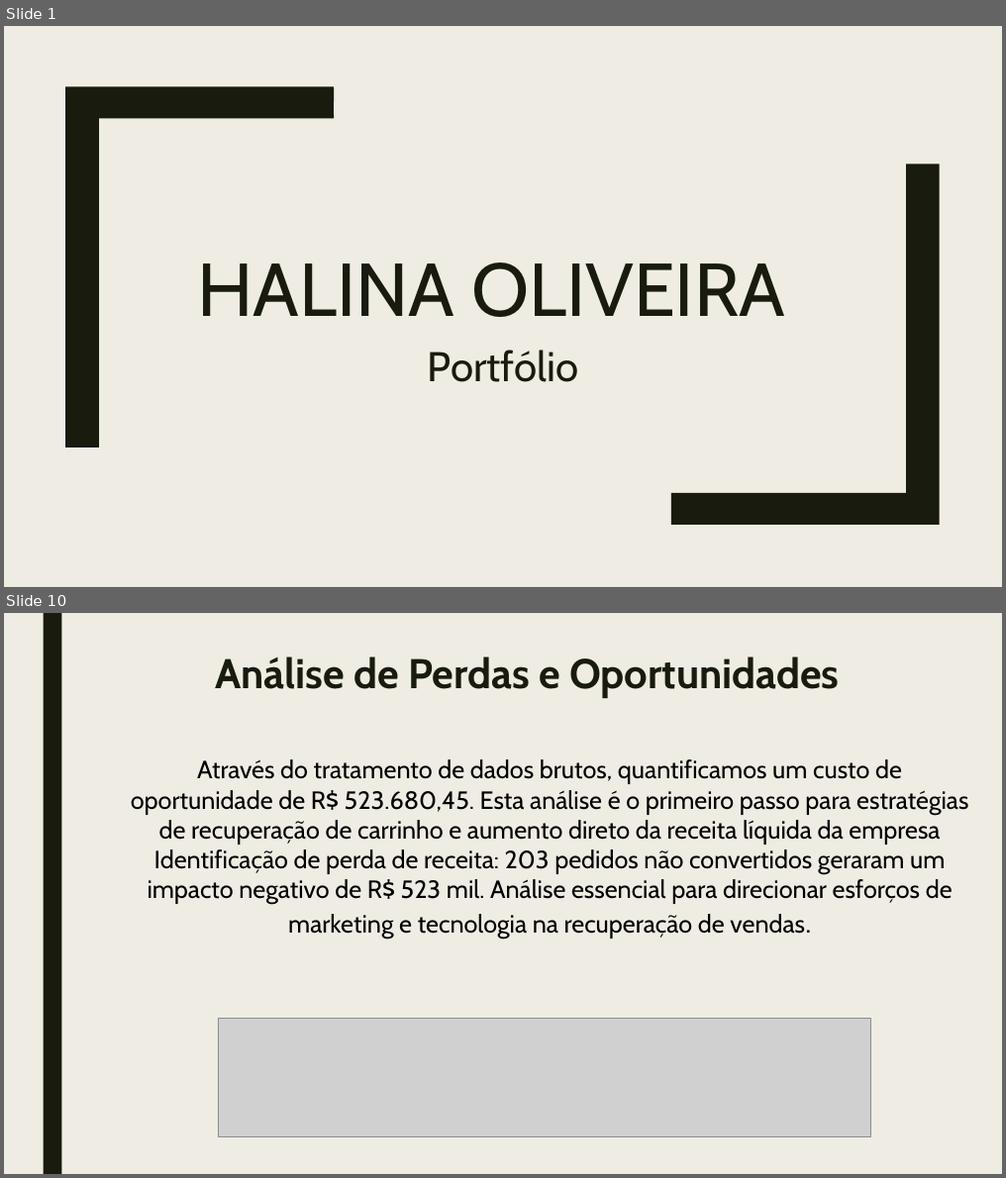
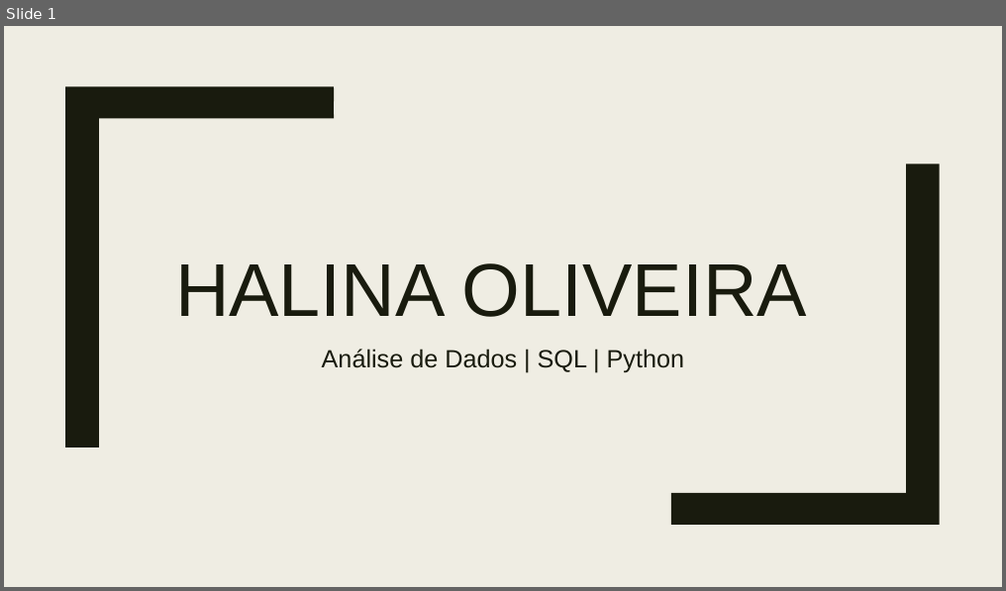
Before and after one commit to Halina23/Portfolio-Halina-Oliveira, a slide deck: Halina Oliveira.Portfolio.pptx. Shown one above the other, each under a label of ours: slides 1 and 10 before the commit, slide 1 after it; the slides between them are not shown. The pictures are 1006x1178 and 1006x591 pixels, drawn with LibreOffice and Linux fonts; fonts in the diff are those of the drawing; grey boxes stand for pictures. Boxes give left, top, right and bottom in pixels: in the first picture for what was removed or moved away, otherwise in the second. Text is boxed around its words. In the diff, an @@ line names an element or a change of style, - is before the commit and + after.

```diff
--- a/Halina Oliveira.Portfolio.pptx
+++ b/Halina Oliveira.Portfolio.pptx
@@ slide 10 removed at (x1=4, y1=613, x2=1002, y2=1174), background #EFEDE3 @@
@@ rectangle removed at (x1=43, y1=613, x2=61, y2=1174) @@
@@ title removed at (x1=215, y1=657, x2=839, y2=698) @@
-Análise de Perdas e Oportunidades
@@ text removed at (x1=131, y1=760, x2=968, y2=939) @@
-Através do tratamento de dados brutos, quantificamos um custo de oportunidade de R$ 523.680,45. Esta análise é o primeiro passo para estratégias de recuperação de carrinho e aumento direto da receita líquida da empresa
-Identificação de perda de receita: 203 pedidos não convertidos geraram um impacto negativo de R$ 523 mil. Análise essencial para direcionar esforços de marketing e tecnologia na recuperação de vendas.
@@ picture removed at (x1=218, y1=1018, x2=871, y2=1137) @@
@@ slide 1 changed as well @@
@@ title "HALINA OLIVEIRA" at (x1=175, y1=264, x2=807, y2=317): font Cabin to Arial @@
@@ subtitle at (x1=322, y1=349, x2=684, y2=373): text changed; size 40 to 24 pt; font Cabin to Arial @@
-Portfólio
+Análise de Dados | SQL | Python
```
Also in this commit, not shown: 4 other slides changed, 9 slides added, 6 other slides removed.
